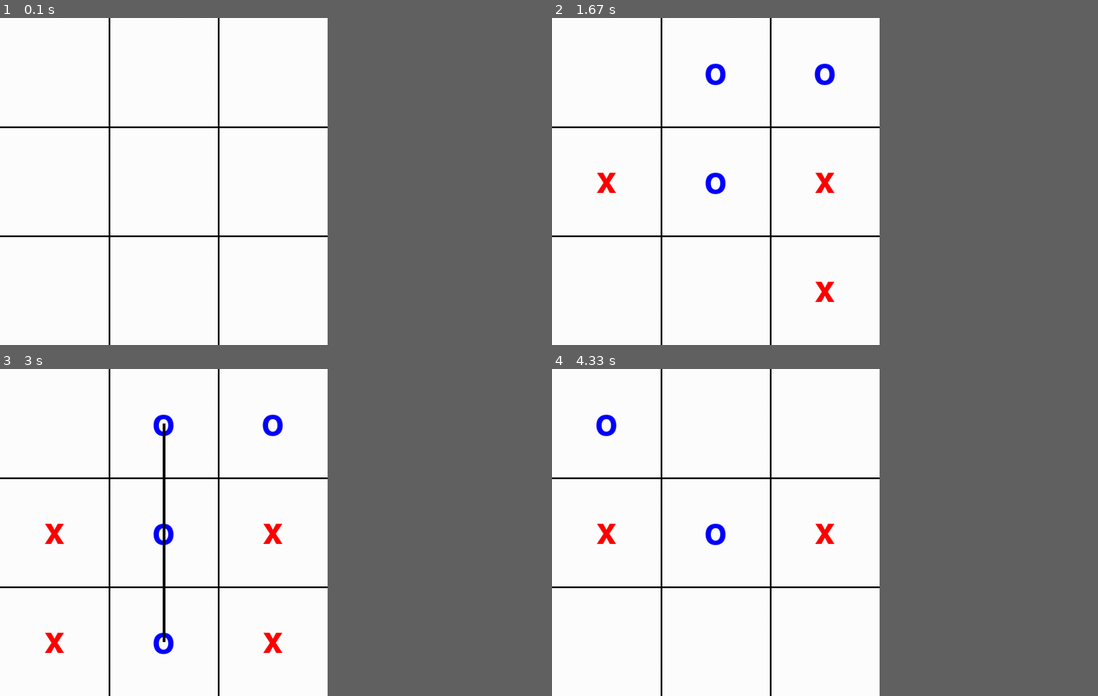
Above: before the commit, frames 1-4 (two rows, left to right).
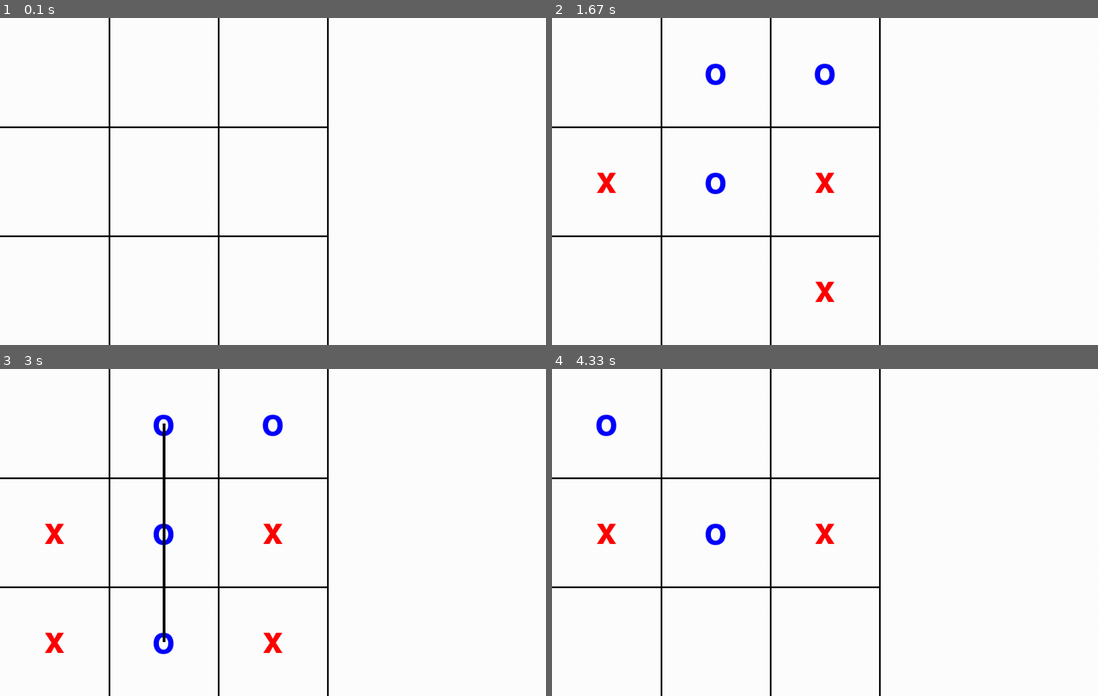
Above: after the commit, the same moments.

Repository: HamadTria/MCTS
Game: pygame game, started from tictactoe pygame.py
Same seed, same stepped clock (60 frames per second), same inputs: the game is played once before the commit and once after it.
Inputs (mouse positions are in pixels of both pictures, inside the frame that each line leads up to):
- Up to frame 1 (0.1 s): no input
- Up to frame 2 (1.67 s): click (825, 181) at 0.38 s; click (879, 253) at 0.72 s; click (906, 67) at 1.05 s
- Up to frame 3 (3 s): click (414, 584) at 2.22 s
- Up to frame 4 (4.33 s): click (715, 545) at 3.53 s; click (655, 489) at 3.93 s; click (846, 519) at 4.25 s
In our replay, the window is 540x540 before the commit and 900x540 after it. These sizes can differ from the game's own. Grey fills any space a smaller window leaves; there, only what the larger window draws over its background counts as a difference.

The runs differ from the first frame. In frame 1, 0.3% of the frame differs, in the area x 59-61%, y 0-100%; in frame 2, 0.3%; in frame 3, 0.3%; in frame 4, 0.3%.

Commit message:
added offset area to draw child Nodes

Diff:
--- a/mcts.py
+++ b/mcts.py
@@ -24,7 +24,10 @@
             self.backpropagate(node, score)
 
         best_move = self.get_best_move(self.root, 0)
-        return best_move
+        children = self.root.children
+        for child in children:
+            print(children[child].board.position, children[child].score, children[child].visits)
+        return best_move, children
 
     def select(self, node):
         while not node.is_terminal:
--- a/tictactoe pygame.py
+++ b/tictactoe pygame.py
@@ -7,6 +7,7 @@
 MAX_ITER = 500
 SCREEN_WIDTH = 600
 SCREEN_HEIGHT = 600
+OFFSET = 400
 LINE_COLOR = (0, 0, 0)
 BG_COLOR = (255, 255, 255)
 PLAYER_HUMAN_COLOR = (255, 0, 0)
@@ -70,7 +71,7 @@
 
     def game_loop(self):
         pygame.init()
-        screen = pygame.display.set_mode((SCREEN_WIDTH, SCREEN_HEIGHT))
+        screen = pygame.display.set_mode((SCREEN_WIDTH + OFFSET, SCREEN_HEIGHT))
         pygame.display.set_caption("Tic Tac Toe")
         font = pygame.font.SysFont(None, FONT_SIZE)
         button_font = pygame.font.SysFont(None, BUTTON_FONT_SIZE)
@@ -93,13 +94,14 @@
                         continue
 
                     self = self.make_move(move)
+
+                    screen.fill(BG_COLOR)
+                    self.draw_board(screen, font)
+                    pygame.display.flip()
+                    clock.tick(30)
+
                     if self.is_win():
                         winning_combination = self.get_winning_combination()
-                        screen.fill(BG_COLOR)
-                        self.draw_board(screen, font)
-                        pygame.display.flip()
-                        clock.tick(30)
-
                         self.draw_connecting_line(screen, winning_combination)
                         time.sleep(1)
                         self.end_game_screen(screen, font, button_font, "'%s' has won!" % self.player_2)
@@ -108,20 +110,19 @@
                         self.end_game_screen(screen, font, button_font, "Game is drawn!")
                         return
 
-                    best_move = mcts.search(self, MAX_ITER)
-                    screen.fill(BG_COLOR)
-                    self.draw_board(screen, font)
-                    pygame.display.flip()
-                    clock.tick(30)
-
                     try:
+                        best_move, children = mcts.search(self, MAX_ITER)
+                        list_children =  list((children.values()))
+
                         self = best_move.board
+
+                        screen.fill(BG_COLOR)
+                        self.draw_board(screen, font)
+                        pygame.display.flip()
+                        clock.tick(30)
+
                         if self.is_win():
                             winning_combination = self.get_winning_combination()
-                            screen.fill(BG_COLOR)
-                            self.draw_board(screen, font)
-                            pygame.display.flip()
-                            clock.tick(30)
                             self.draw_connecting_line(screen, winning_combination)
                             time.sleep(1)
                             self.end_game_screen(screen, font, button_font, "'%s' has won!" % self.player_2)
@@ -141,6 +142,7 @@
         for i in range(1, 3):
             pygame.draw.line(screen, LINE_COLOR, (0, i * SCREEN_HEIGHT // 3), (SCREEN_WIDTH, i * SCREEN_HEIGHT // 3), 3)
             pygame.draw.line(screen, LINE_COLOR, (i * SCREEN_WIDTH // 3, 0), (i * SCREEN_WIDTH // 3, SCREEN_HEIGHT), 3)
+        pygame.draw.line(screen, LINE_COLOR, (3 * SCREEN_WIDTH // 3, 0), (3 * SCREEN_WIDTH // 3, SCREEN_HEIGHT), 3)
 
         for pos, symbol in self.position.items():
             col = pos % 3
